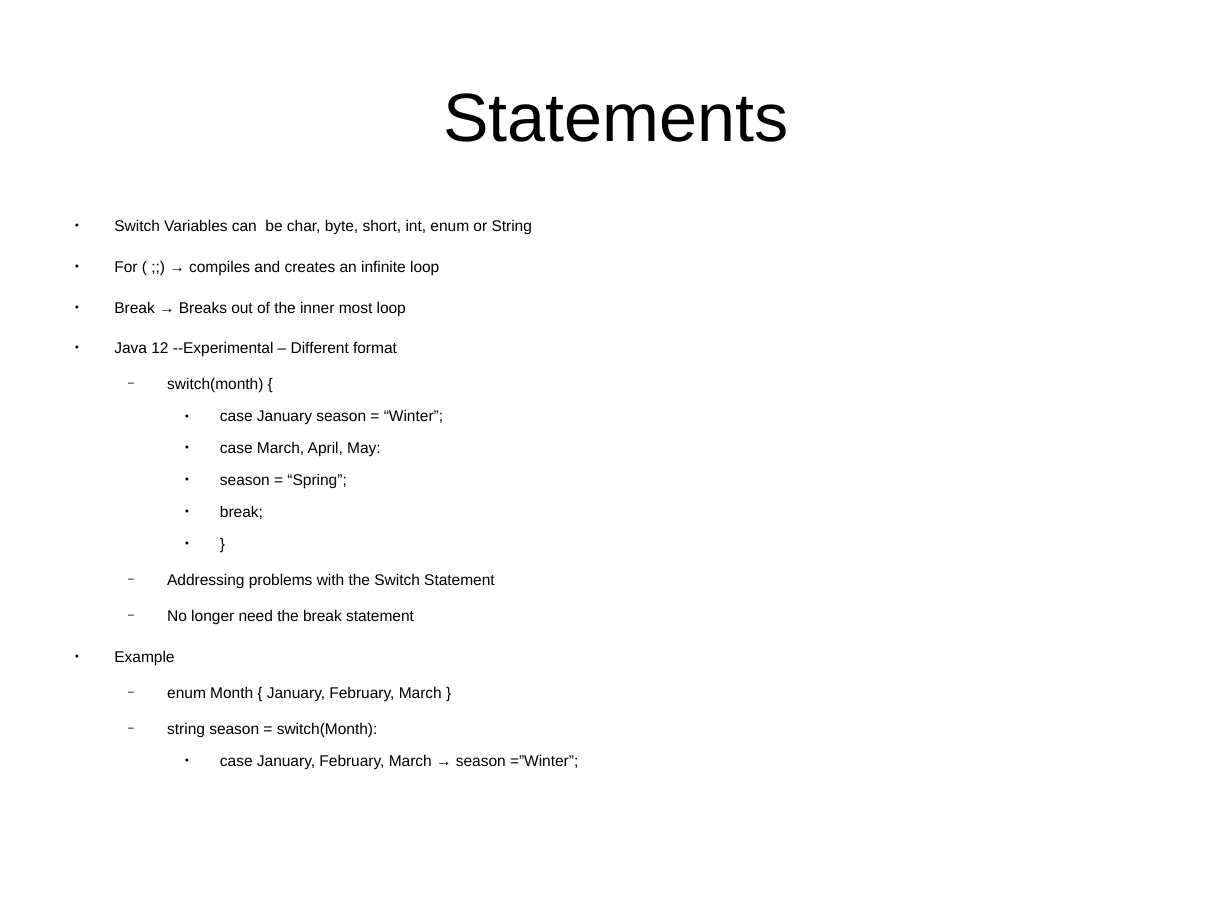
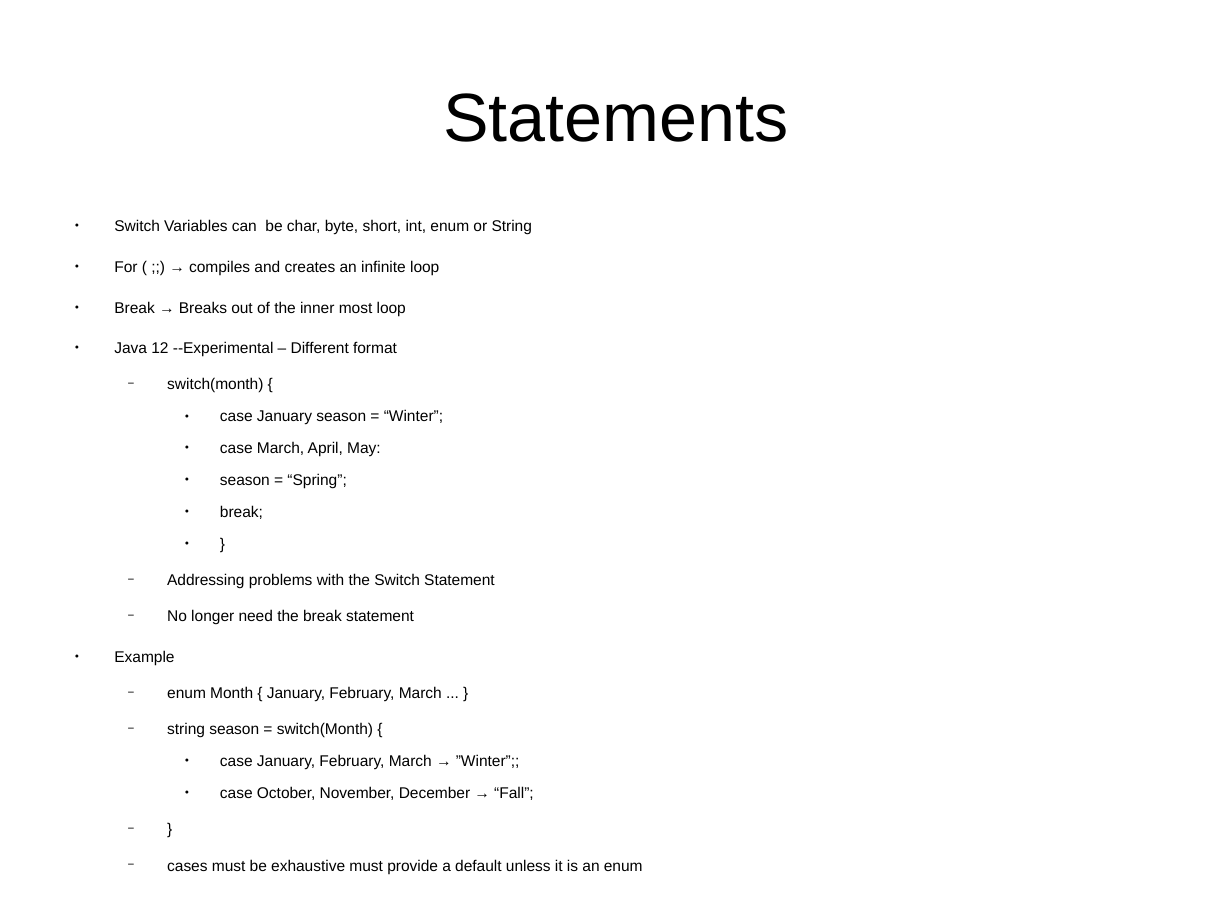
Before and after one commit to CharlesStockman/notesFromCourses, a slide deck: slide 12 of java/core/01_core.odp. Drawn at 1232x924 pixels with LibreOffice and Linux fonts; fonts in the diff are those of the drawing. Boxes give left, top, right and bottom in pixels: in the first picture for what was removed or moved away, otherwise in the second. Text is boxed around its words. In the diff, an @@ line names an element or a change of style, - is before the commit and + after.

```diff
--- a/java/core/01_core.odp
+++ b/java/core/01_core.odp
@@ text at <box>167,686,643,874</box>: text changed @@
-  − enum Month { January, February, March }
-  − string season = switch(Month):
-    ● case January, February, March → season =”Winter”;
+  − enum Month { January, February, March ... }
+  − string season = switch(Month) {
+    ● case January, February, March → ”Winter”;;
+    ● case October, November, December → “Fall”;
+  − }
+  − cases must be exhaustive must provide a default unless it is an enum
```
Also in this commit, not shown: 6 other slides changed, 6 slides added, 14 other files.
